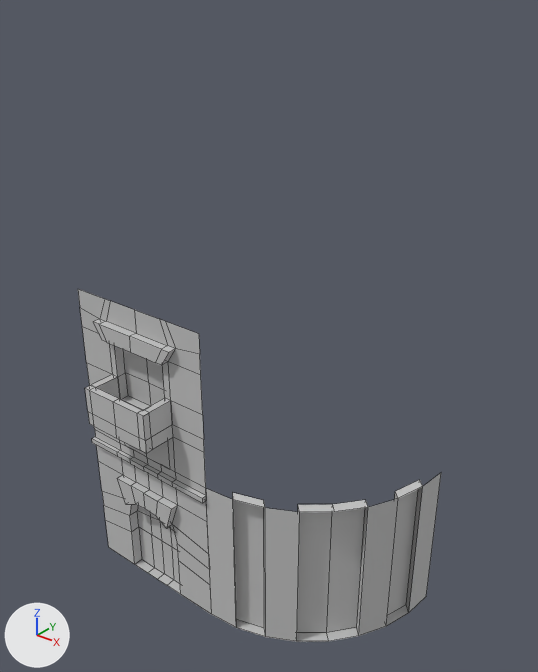
Renders of the Blender file meshes/basic.blend from each side of a commit.
Both versions are drawn from a 50 mm lens placed at (3.5, -2.53, 3.7), pointed at (0.86, 0.76, 1.66). The lights are fixed; the arrows at lower left show +X, +Y and +Z. Mesh edges are drawn as thin lines.

Objects in the first picture: 'corner', 'door', 'window'.
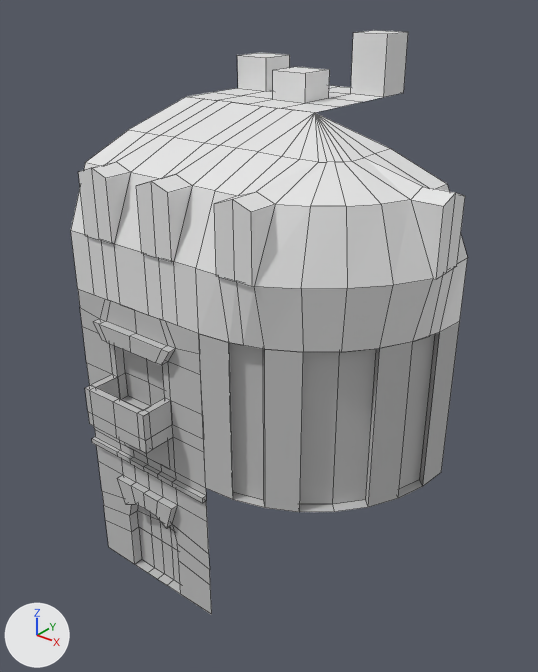
Commit message: added roofs

Boxes (x1, y1, x2, y2) around the edits, measured in the pictures (538 x 672 px):
'corner', moved: before (206, 473, 441, 642); after (199, 321, 460, 512)
'roofCorner', added: after (196, 113, 467, 352)
'roof', added: after (71, 96, 314, 334)
'roofTop', added: after (188, 30, 408, 113)

What the commit changed:
Mesh me_roof is new.
It has 52 vertices, 40 faces and spans x 0.0..1.0, y -0.016..1.0, z 0.0..1.0.
Mesh me_roofcorner is new.
It has 67 vertices, 52 faces and spans x 0.0..1.016, y -0.016..1.0, z 0.0..1.0.
Mesh me_rooftop is new.
It has 37 vertices, 28 faces and spans x 0.0..1.0, y 0.0..1.0, z 0.0..0.37.
Object 'corner' (ob_corner) moves from (1.0, 0.0, 0.0) to (1.0, 0.0, 1.0).
Object 'roof' (ob_roof) is new; it shows me_roof.
Its location is (0.0, 0.0, 2.0).
Object 'roofCorner' (ob_roofcorner) is new; it shows me_roofcorner.
Its location is (1.0, 0.0, 2.0).
Object 'roofTop' (ob_rooftop) is new; it shows me_rooftop.
Its location is (0.0, 1.0, 3.0).
